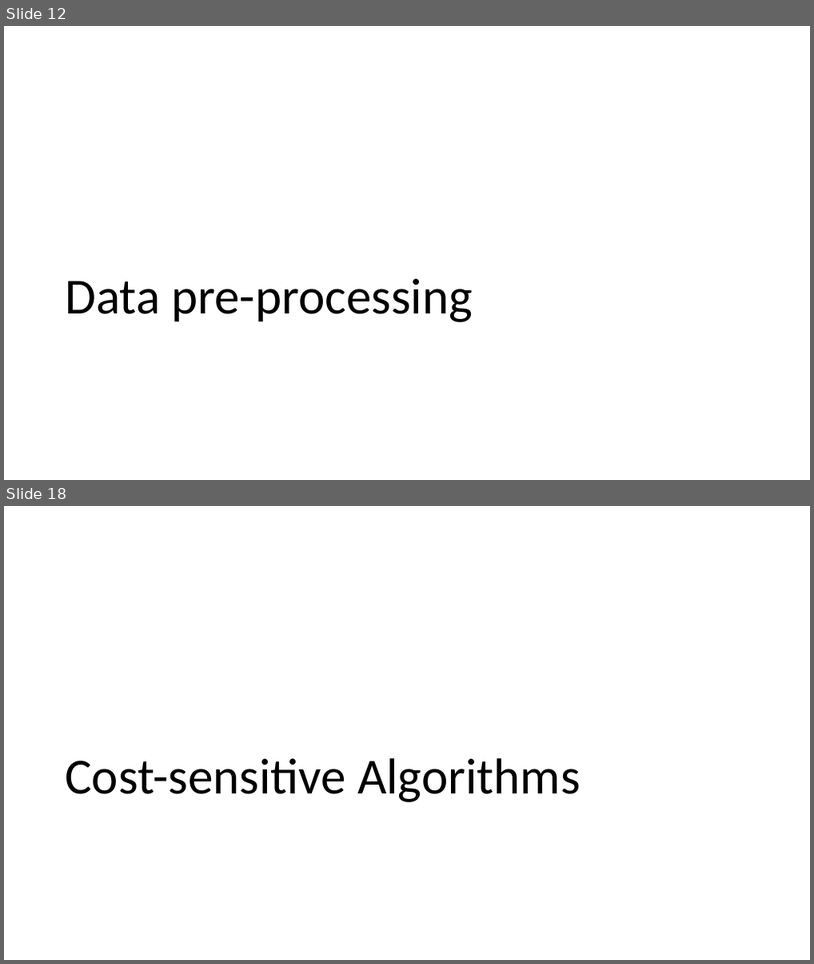
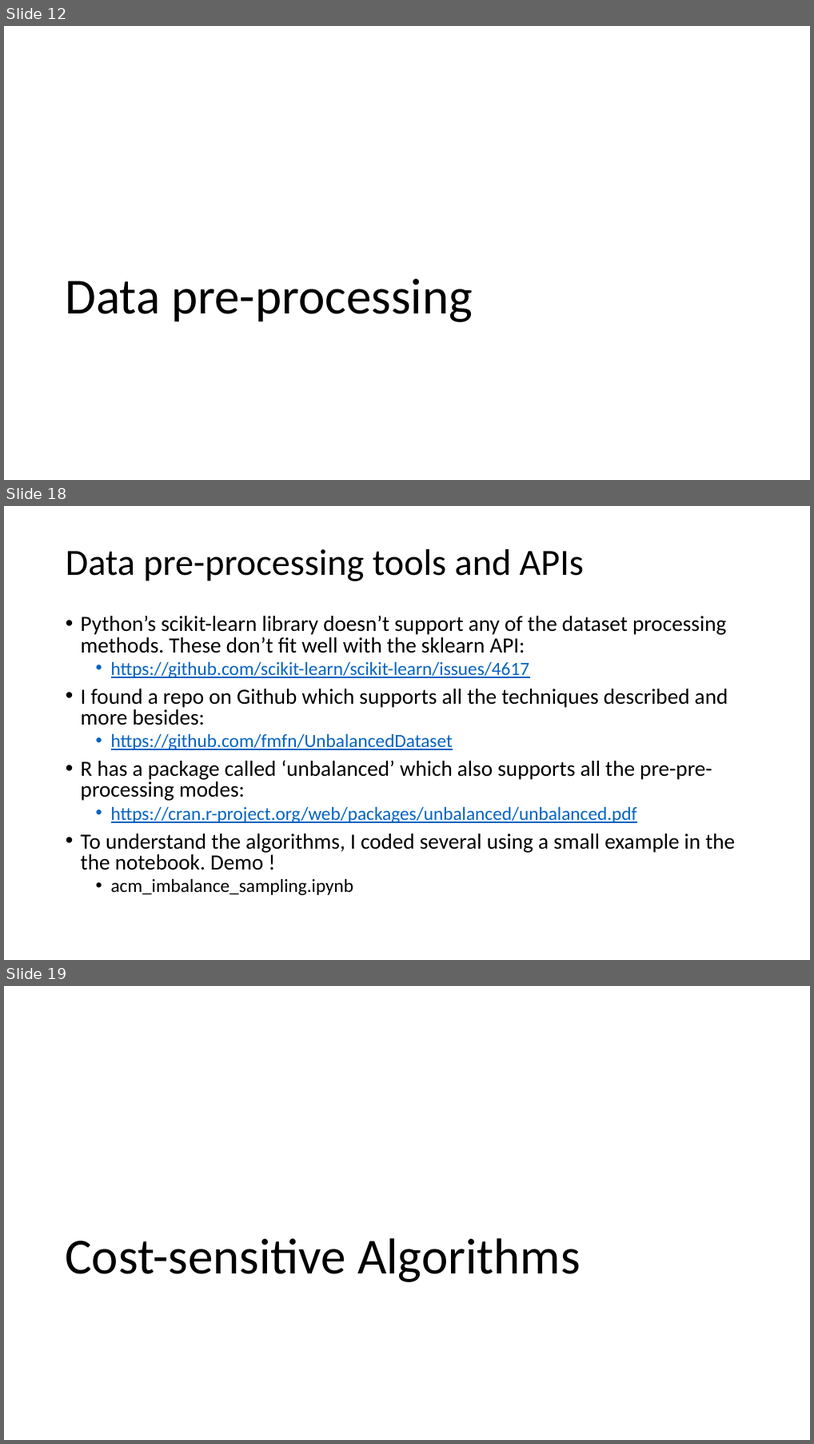
Before and after one commit to timgasser/acm_imbalanced_learning, a slide deck: acm_imbalance_datasets.pptx. Shown one above the other, each under a label of ours: slides 12 and 18 before the commit, slides 12, 18 and 19 after it; the slides between them are not shown. The pictures are 814x964 and 814x1444 pixels, drawn with LibreOffice and Linux fonts; fonts in the diff are those of the drawing. Boxes give left, top, right and bottom in pixels: in the first picture for what was removed or moved away, otherwise in the second. Text is boxed around its words. In the diff, an @@ line names an element or a change of style, - is before the commit and + after.

Commit message:
Finishing off notebooks and code.

```diff
--- a/acm_imbalance_datasets.pptx
+++ b/acm_imbalance_datasets.pptx
@@ slide 18 added at (x1=4, y1=506, x2=810, y2=960), background #FFFFFF @@
@@ title added at (x1=66, y1=549, x2=584, y2=581), 44 pt, text #000000 @@
+Data pre-processing tools and APIs
@@ text added at (x1=81, y1=616, x2=735, y2=895), 25.9 pt, text #000000 @@
+• Python’s scikit-learn library doesn’t support any of the dataset processing methods. These don’t fit well with the sklearn API:
+  • https://github.com/scikit-learn/scikit-learn/issues/4617
+• I found a repo on Github which supports all the techniques described and more besides:
+  • https://github.com/fmfn/UnbalancedDataset
+• R has a package called ‘unbalanced’ which also supports all the pre-pre-processing modes:
+  • https://cran.r-project.org/web/packages/unbalanced/unbalanced.pdf
+• To understand the algorithms, I coded several using a small example in the the notebook. Demo !
+  • acm_imbalance_sampling.ipynb
@@ what was slide 18 is now slide 19 @@
```
Also in this commit, not shown: 19 slides changed, 4 other slides added, 4 other files.
